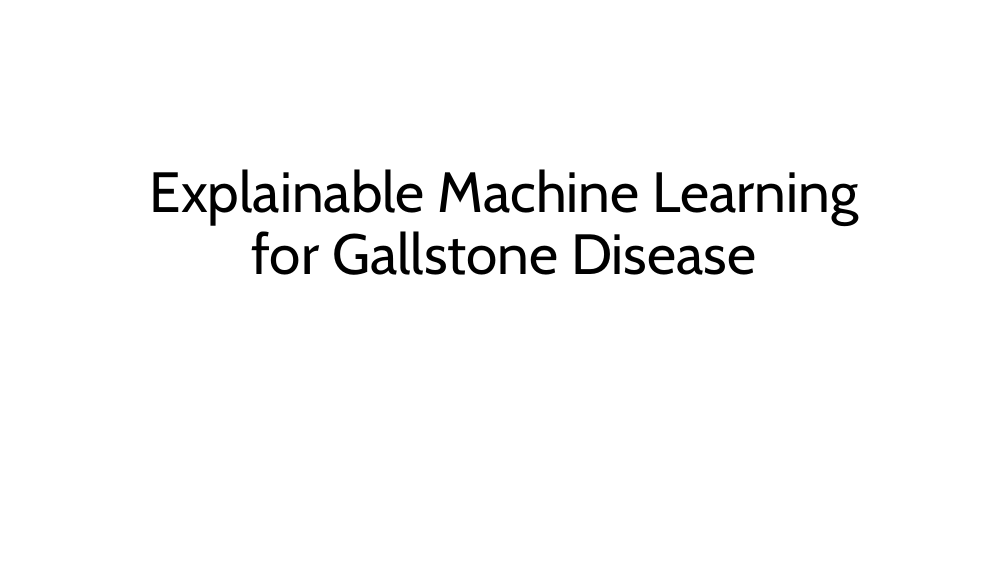
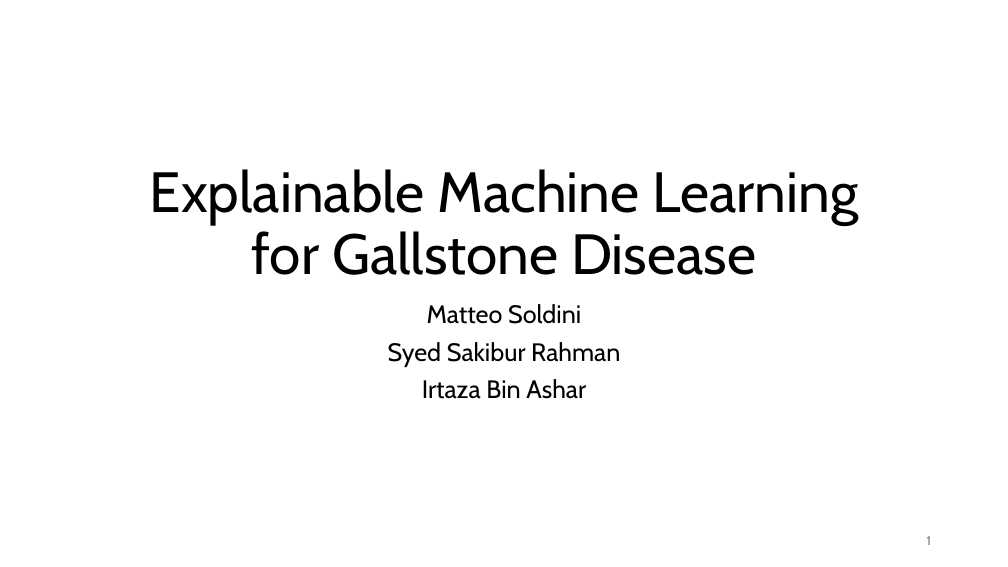
Before and after one commit to MatteoSoldini/DAT540_project, a slide deck: slide 1 of presentation.pptx. Drawn at 1008x567 pixels with LibreOffice and Linux fonts; fonts in the diff are those of the drawing. Boxes give left, top, right and bottom in pixels: in the first picture for what was removed or moved away, otherwise in the second. Text is boxed around its words. In the diff, an @@ line names an element or a change of style, - is before the commit and + after.

```diff
--- a/presentation.pptx
+++ b/presentation.pptx
@@ subtitle added at [388, 304, 620, 399], 24 pt, text #000000 @@
+Matteo Soldini
+Syed Sakibur Rahman
+Irtaza Bin Ashar
@@ page number added at [927, 536, 931, 545], 12 pt, text #797979 @@
+1
```
Also in this commit, not shown: 4 other slides changed, 4 slides added, 3 slides removed, 1 other file.
